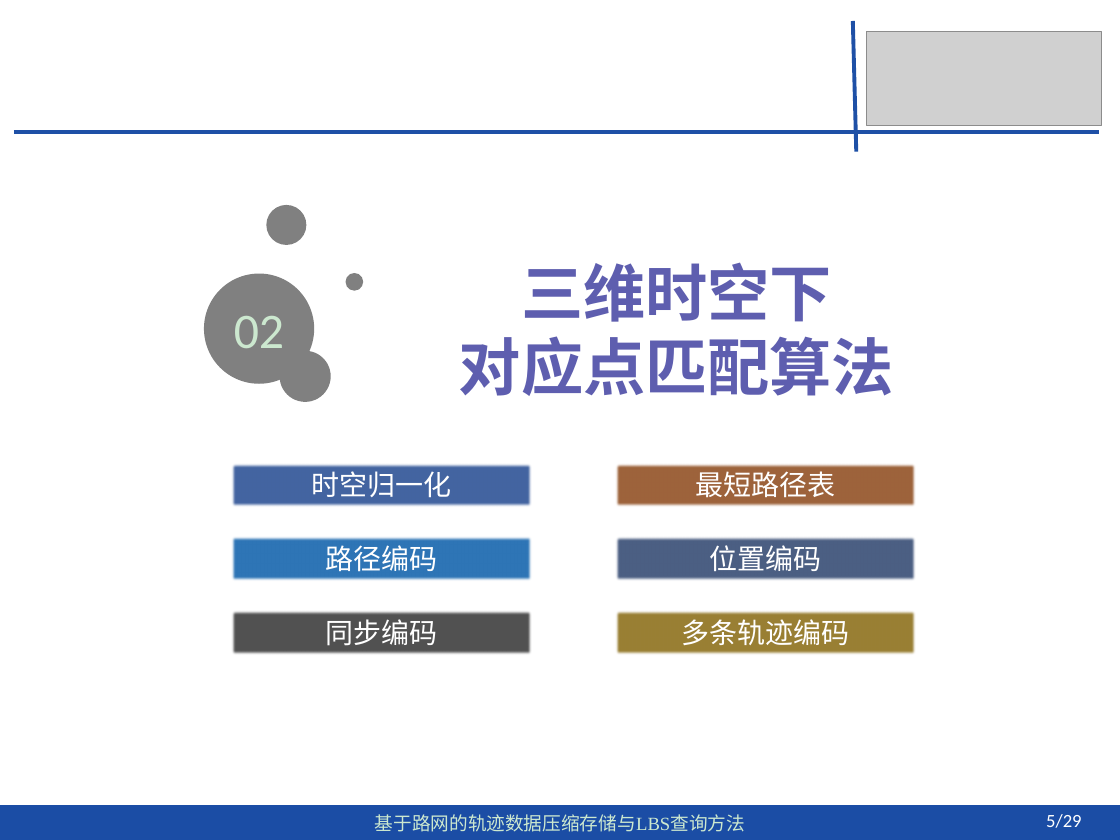
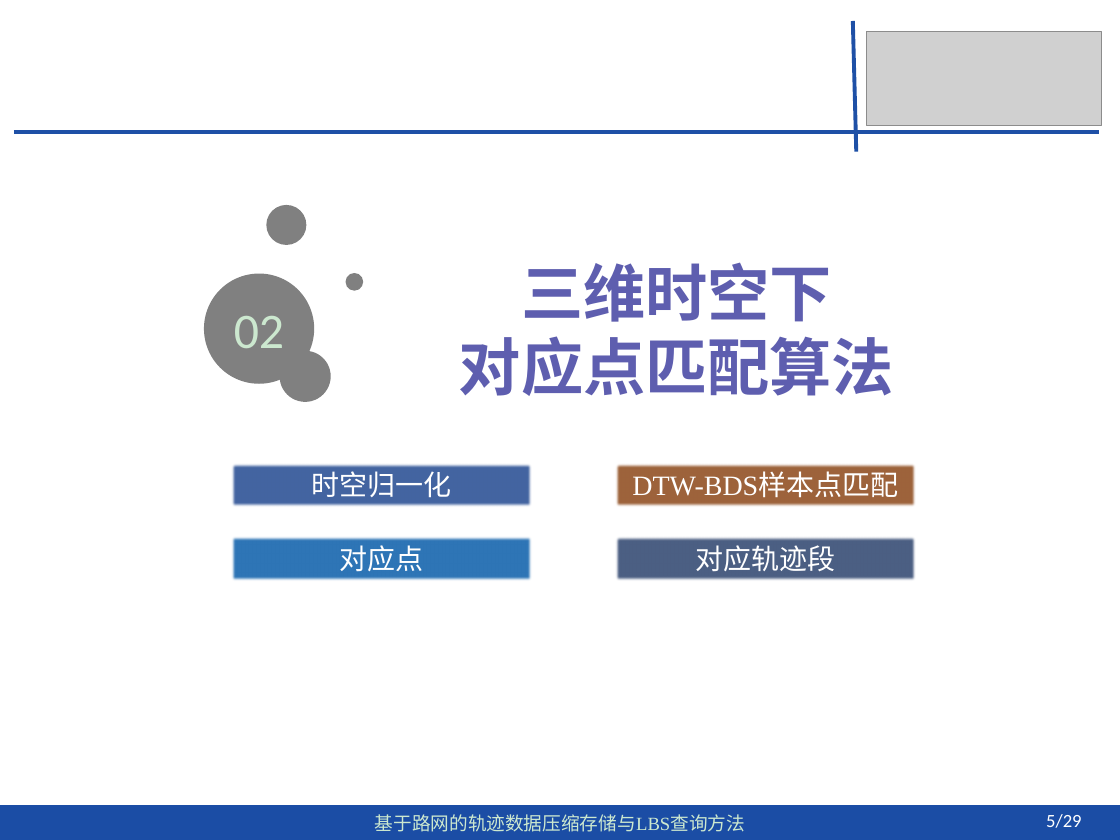
Before and after one commit to dingguangwei/biyelunwen, a slide deck: slide 6 of 答辩——毕设.pptx. Drawn at 1120x840 pixels with LibreOffice and Linux fonts; fonts in the diff are those of the drawing; grey boxes stand for pictures. Boxes give left, top, right and bottom in pixels: in the first picture for what was removed or moved away, otherwise in the second. Text is boxed around its words. In the diff, an @@ line names an element or a change of style, - is before the commit and + after.

```diff
--- a/答辩——毕设.pptx
+++ b/答辩——毕设.pptx
@@ text in rectangle at bbox=[632, 474, 898, 498]: text changed @@
-最短路径表
+DTW-BDS样本点匹配
@@ text in rectangle at bbox=[339, 545, 423, 572]: text changed @@
-路径编码
+对应点
@@ text in rectangle at bbox=[695, 545, 835, 571]: text changed @@
-位置编码
+对应轨迹段
@@ rectangle removed at bbox=[231, 610, 533, 655] @@
-同步编码
@@ rectangle removed at bbox=[614, 610, 916, 655] @@
-多条轨迹编码
```
Also in this commit, not shown: 5 other slides changed, 8 slides added, 1 slide removed, 3 other files.
